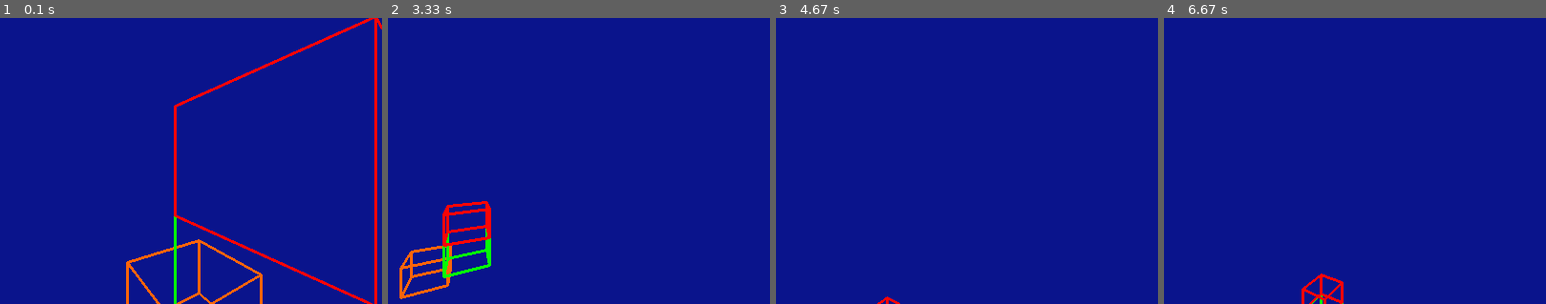
Above: before the commit, frames 1-4 (left to right).
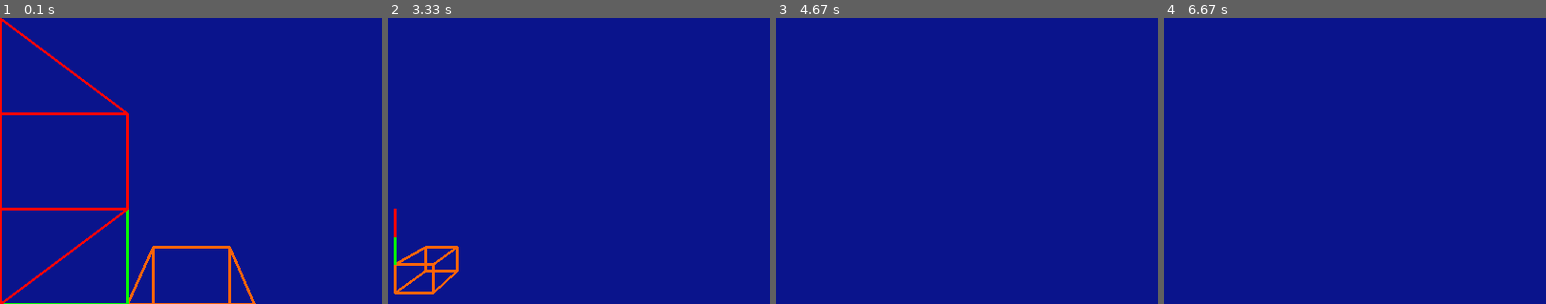
Above: after the commit, the same moments.

Repository: TonkleTremu/DSD-Y1
Game: pygame game, started from Random Test Stuff/3D Engine Test/main.py
The game is run twice, just before and just after one commit, with the same random seed, the same clock (stepped at 60 frames per second) and the same inputs.
Inputs:
- Up to frame 1 (0.1 s): no input
- Up to frame 2 (3.33 s): tap , at 0.33 s; tap F2 at 0.67 s; hold Right 1-1.47 s; tap Space at 1.07, 1.37, 2.97, 3.3 s; tap . at 1.15 s; hold Down 2.9-3.2 s; hold Left from 3.23 s (still down)
- Up to frame 3 (4.67 s): tap , at 3.38 s; tap Space at 3.6, 3.73 s; release Left at 3.63 s; hold Up 3.67-4.03 s; tap . at 3.82 s
- Up to frame 4 (6.67 s): hold Down 4.73-5.1 s; tap Space at 4.8, 5.2, 5.5, 5.7, 6 s; tap , at 4.88 s; hold Left 5.13-5.6 s; tap . at 5.28 s; hold Right 5.63-6.1 s

The runs differ from the first frame. In frame 1, 6.3% of the frame differs, in the area x 0-100%, y 0-100%; in frame 2, 2.3%; in frame 3, less than 0.1%; in frame 4, 0.4%.

Commit message:
added debug lines

Diff:
--- a/Random Test Stuff/3D Engine Test/main.py
+++ b/Random Test Stuff/3D Engine Test/main.py
@@ -173,7 +173,7 @@
 rotation = 0
 
 while True: # Main game loop - like Unity's "update" void thing.
-    rotation += 2*math.pi*(1/TICK_RATE)
+    #rotation += 2*math.pi*(1/TICK_RATE)
     DISPLAYSURF.fill(NIGHT_SKY_BLUE)
     if(pygame.key.get_pressed()[K_UP] | pygame.key.get_pressed()[K_w]):
         z += 0.1
@@ -187,14 +187,14 @@
         x -= 0.1
     if(pygame.key.get_pressed()[K_RIGHT] | pygame.key.get_pressed()[K_d]):
         x += 0.1
+    if(pygame.key.get_pressed()[K_COMMA]):
+        rotation -= 10/360
+    if(pygame.key.get_pressed()[K_PERIOD]):
+        rotation += 10/360
 
     RenderCube(CubeLinks, CubeVertices, SUNSET)
     RenderCube(CubeLink2, CubeVertices2, GREEN)
     RenderCube(CubeLink3, CubeVertices3, RED)
-
-    # This takes a screenshot.
-    if(pygame.key.get_pressed()[K_F2]):
-        pygame.image.save(DISPLAYSURF, "screenshot.png")
 
     pygame.display.update()
     fpsClock.tick(TICK_RATE)
@@ -204,7 +204,5 @@
             pygame.quit()
             sys.exit()
         if event.type == KEYDOWN:
-            if(event.key == pygame.K_COMMA):
-                rotation += 10
-            if(event.key == pygame.K_PERIOD):
-                rotation -= 10
+            if(event.key == pygame.K_F2):
+                pygame.image.save(DISPLAYSURF, "screenshot.png")
